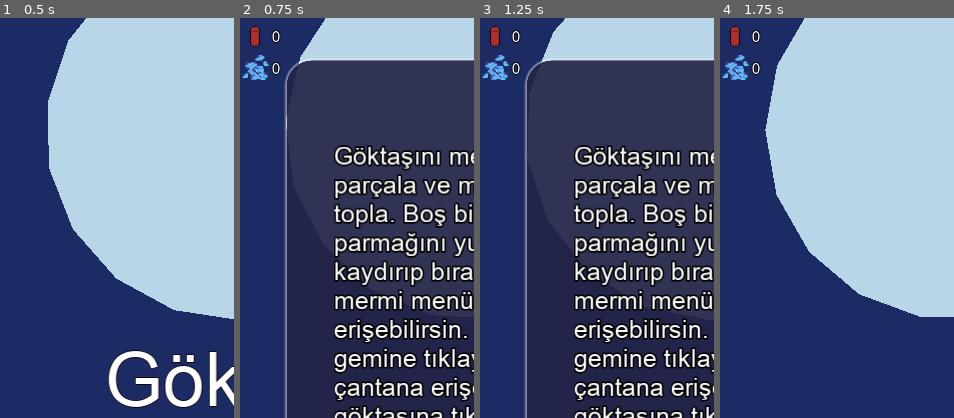
Above: before the commit, frames 1-4 (left to right).
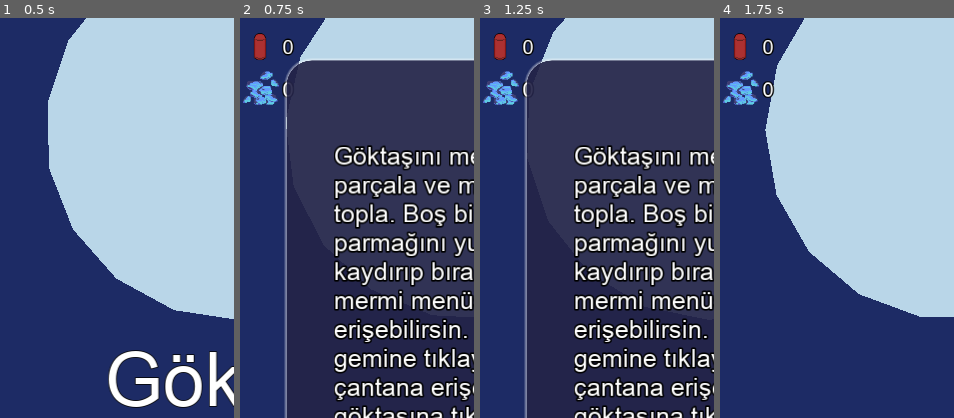
Above: after the commit, the same moments.

Repository: UmutSanci01/Goktasi-2
Game: Godot game, scene res://Main/Main.tscn
Same seed, same stepped clock (60 frames per second), same inputs: the game is played once before the commit and once after it. The engine's default icon, where the game draws it, is replaced by a stand-in: a white triangle on a blue panel in a dark square.
Inputs (mouse positions are % of the whole screen's width and height, from its top left):
- Up to frame 1 (0.5 s): no input
- Up to frame 2 (0.75 s): click (50, 50) at 0.5 s
- Up to frame 3 (1.25 s): no input
- Up to frame 4 (1.75 s): click (84, 84) at 1.25 s
The pictures show only the part of the screen within x 0-50%, y 5-55%; the shares and areas given below are measured in that part.

Frame 1 is identical in both runs. In frame 2, 1.9% of the frame differs, in the area x 0-24%, y 2-22%; in frame 3, 1.9%; in frame 4, 2.0%.

Commit message:
Update localization, Clear Upgrade class, Add sell multiplier

Diff:
--- a/GUI/InGame/InGame.tscn
+++ b/GUI/InGame/InGame.tscn
@@ -78,7 +78,7 @@
 margin_top = 0.280001
 margin_right = 400.0
 margin_bottom = 132.6
-rect_scale = Vector2( 0.6, 0.6 )
+rect_scale = Vector2( 0.8, 0.8 )
 mouse_filter = 2
 alignment = 1
 
--- a/GUI/Store/StoreGUI.gd
+++ b/GUI/Store/StoreGUI.gd
@@ -75,7 +75,12 @@
 		txt_info.text = "..."
 		ConsoleGUI.out(self.name + " show_info item_info not found")
 
-	label_value.text = str(item_value)
+	var final_value : float
+	if mode == ActionMode.Sell:
+		final_value = item_value * Store.sell_multiplier
+	else:
+		final_value = item_value
+	label_value.text = str(int(final_value))
 
 func update_multbuy():
 	var player_coin : int = PlayerInventory.get_item_amount(Item.ID.COIN)
--- a/Game/TimerConsumption.gd
+++ b/Game/TimerConsumption.gd
@@ -4,16 +4,16 @@
 onready var fuel_timer: Timer = self
 
 export var base_interval: float = 10.0
-export var soft_capacity: float = 1000
+export var soft_capacity: float = 100
 export var min_interval: float = 0.1 # Safety limit for Game Engine
+
 
 func _ready():
 	if PlayerInventory.connect("update_inv", self, "update_fuel_consumption"): pass
 	if fuel_timer.connect("timeout", self, "_on_FuelTimer_timeout"): pass
 	if Upgrade.connect("engine_upgrated", self, "_on_EngineUpgrated"): pass
 
-	base_interval = (Upgrade.engine_tier * 15) + 10
-
+	calc_base_interval()
 	update_fuel_consumption()
 	fuel_timer.start()
 
@@ -34,7 +34,8 @@
 		fuel_timer.start(new_interval)
 
 func calc_base_interval():
-	base_interval = (Upgrade.engine_tier * 10) + 10
+	soft_capacity = 500 + (Upgrade.engine_tier * 400) + (pow(Upgrade.engine_tier, 2) * 200)
+	base_interval = 10.0 + (Upgrade.engine_tier * 2.5)
 
 func _on_EngineUpgrated(_new_tier : int):
 	calc_base_interval()
--- a/Game/Upgrade.gd
+++ b/Game/Upgrade.gd
@@ -1,116 +1,72 @@
 extends Node2D
 
-signal engine_upgrated(tier)
+signal engine_upgraded(tier)
 
 var engine_tier: int = 0 setget set_engine_tier
 
+const UPGRADE_DATA = {
+	0: { "current": null, "next": Item.ID.UPGRADE_ENGINE_T1 },
+	1: { "current": Item.ID.UPGRADE_ENGINE_T1, "next": Item.ID.UPGRADE_ENGINE_T2 },
+	2: { "current": Item.ID.UPGRADE_ENGINE_T2, "next": Item.ID.UPGRADE_ENGINE_T3 },
+	3: { "current": Item.ID.UPGRADE_ENGINE_T3, "next": null }
+}
+
 func _ready():
-    add_to_group("save_data")
-    load_data()
-
-    Notification.register_observer(self, Notification.NotificationTypes.Reset)
+	add_to_group("save_data")
+	load_data()
+	Notification.register_observer(self, Notification.NotificationTypes.Reset)
 
 func set_engine_tier(value: int):
-    engine_tier = value
+	if not UPGRADE_DATA.has(value):
+		return
 
-    match engine_tier:
-        0:
-            PlayerInventory.del_item(Item.ID.UPGRADE_ENGINE_T2)
-            PlayerInventory.del_item(Item.ID.UPGRADE_ENGINE_T3)
-            ItemDB.set_item_cansale(Item.ID.UPGRADE_ENGINE_T1, true)
-            ItemDB.set_item_cansale(Item.ID.UPGRADE_ENGINE_T2, false)
-            ItemDB.set_item_cansale(Item.ID.UPGRADE_ENGINE_T3, false)
-        1:
-            PlayerInventory.del_item(Item.ID.UPGRADE_ENGINE_T2)
-            PlayerInventory.del_item(Item.ID.UPGRADE_ENGINE_T3)
-            ItemDB.set_item_cansale(Item.ID.UPGRADE_ENGINE_T1, false)
-            ItemDB.set_item_cansale(Item.ID.UPGRADE_ENGINE_T2, true)
-            ItemDB.set_item_cansale(Item.ID.UPGRADE_ENGINE_T3, false)
-        2:
-            PlayerInventory.del_item(Item.ID.UPGRADE_ENGINE_T1)
-            PlayerInventory.del_item(Item.ID.UPGRADE_ENGINE_T3)
-            ItemDB.set_item_cansale(Item.ID.UPGRADE_ENGINE_T1, false)
-            ItemDB.set_item_cansale(Item.ID.UPGRADE_ENGINE_T2, false)
-            ItemDB.set_item_cansale(Item.ID.UPGRADE_ENGINE_T3, true)
-        3:
-            PlayerInventory.del_item(Item.ID.UPGRADE_ENGINE_T1)
-            PlayerInventory.del_item(Item.ID.UPGRADE_ENGINE_T2)
-            ItemDB.set_item_cansale(Item.ID.UPGRADE_ENGINE_T1, false)
-            ItemDB.set_item_cansale(Item.ID.UPGRADE_ENGINE_T2, false)
-            ItemDB.set_item_cansale(Item.ID.UPGRADE_ENGINE_T3, false)
-        _:
-            pass
+	engine_tier = value
+	_update_inventory_and_store()
 
-    Store.emit_signal("update_store")
-    emit_signal("engine_upgrated", engine_tier)
+	Store.emit_signal("update_store")
+	emit_signal("engine_upgraded", engine_tier)
+	InfoPanel.add_label("Tier", str(engine_tier))
 
+func _update_inventory_and_store():
+	ItemDB.set_item_cansale(Item.ID.UPGRADE_ENGINE_T1, false)
+	ItemDB.set_item_cansale(Item.ID.UPGRADE_ENGINE_T2, false)
+	ItemDB.set_item_cansale(Item.ID.UPGRADE_ENGINE_T3, false)
+
+	var data = UPGRADE_DATA[engine_tier]
+
+	for tier_item in [Item.ID.UPGRADE_ENGINE_T1, Item.ID.UPGRADE_ENGINE_T2, Item.ID.UPGRADE_ENGINE_T3]:
+		if data["current"] != tier_item:
+			PlayerInventory.del_item(tier_item)
+
+	if data["current"] != null:
+		ItemDB.set_item_cansale(data["current"], false)
+
+	if data["next"] != null:
+		ItemDB.set_item_cansale(data["next"], true)
 
 func buy_engine_upgrade(item_id: int):
-    match item_id:
-        Item.ID.UPGRADE_ENGINE_T1:
-            PlayerInventory.del_item(Item.ID.UPGRADE_ENGINE_T2)
-            PlayerInventory.del_item(Item.ID.UPGRADE_ENGINE_T3)
-            ItemDB.set_item_cansale(item_id, false)
-            ItemDB.set_item_cansale(Item.ID.UPGRADE_ENGINE_T2, true)
-            ItemDB.set_item_cansale(Item.ID.UPGRADE_ENGINE_T3, false)
-
-            self.engine_tier = 1
-        Item.ID.UPGRADE_ENGINE_T2:
-            PlayerInventory.del_item(Item.ID.UPGRADE_ENGINE_T1)
-            PlayerInventory.del_item(Item.ID.UPGRADE_ENGINE_T3)
-            ItemDB.set_item_cansale(item_id, false)
-            ItemDB.set_item_cansale(Item.ID.UPGRADE_ENGINE_T2, false)
-            ItemDB.set_item_cansale(Item.ID.UPGRADE_ENGINE_T3, true)
-
-            self.engine_tier = 2
-        Item.ID.UPGRADE_ENGINE_T3:
-            PlayerInventory.del_item(Item.ID.UPGRADE_ENGINE_T1)
-            PlayerInventory.del_item(Item.ID.UPGRADE_ENGINE_T2)
-            ItemDB.set_item_cansale(item_id, false)
-            ItemDB.set_item_cansale(Item.ID.UPGRADE_ENGINE_T2, false)
-            ItemDB.set_item_cansale(Item.ID.UPGRADE_ENGINE_T3, false)
-
-            self.engine_tier = 3
-        _:
-            pass
+	var data = UPGRADE_DATA[engine_tier]
+	if data["next"] == item_id:
+		self.engine_tier += 1
 
 func sell_engine_upgrade(item_id: int):
-    match item_id:
-        Item.ID.UPGRADE_ENGINE_T1:
-            PlayerInventory.del_item(Item.ID.UPGRADE_ENGINE_T2)
-            PlayerInventory.del_item(Item.ID.UPGRADE_ENGINE_T3)
-            ItemDB.set_item_cansale(item_id, true)
-            ItemDB.set_item_cansale(Item.ID.UPGRADE_ENGINE_T1, true)
-            ItemDB.set_item_cansale(Item.ID.UPGRADE_ENGINE_T2, false)
-            ItemDB.set_item_cansale(Item.ID.UPGRADE_ENGINE_T3, false)
-            self.engine_tier = 0
-        Item.ID.UPGRADE_ENGINE_T2:
-            PlayerInventory.del_item(Item.ID.UPGRADE_ENGINE_T3)
-            PlayerInventory.add_item(Item.ID.UPGRADE_ENGINE_T1)
-            ItemDB.set_item_cansale(item_id, false)
-            ItemDB.set_item_cansale(Item.ID.UPGRADE_ENGINE_T1, false)
-            ItemDB.set_item_cansale(Item.ID.UPGRADE_ENGINE_T2, true)
-            ItemDB.set_item_cansale(Item.ID.UPGRADE_ENGINE_T3, false)
-            self.engine_tier = 1
-        Item.ID.UPGRADE_ENGINE_T3:
-            PlayerInventory.add_item(Item.ID.UPGRADE_ENGINE_T2)
-            ItemDB.set_item_cansale(item_id, false)
-            ItemDB.set_item_cansale(Item.ID.UPGRADE_ENGINE_T1, false)
-            ItemDB.set_item_cansale(Item.ID.UPGRADE_ENGINE_T2, false)
-            ItemDB.set_item_cansale(Item.ID.UPGRADE_ENGINE_T3, true)
-            self.engine_tier = 2
-        _:
-            pass
+	var data = UPGRADE_DATA[engine_tier]
+	if data["current"] == item_id and engine_tier > 0:
+		var prev_data = UPGRADE_DATA[engine_tier - 1]
+		if prev_data["current"] != null:
+			PlayerInventory.add_item(prev_data["current"])
+
+		self.engine_tier -= 1
 
 func _on_Notify(notification_type : int):
-    if notification_type == Notification.NotificationTypes.Reset:
-        self.engine_tier = 0
+	if notification_type == Notification.NotificationTypes.Reset:
+		self.engine_tier = 0
 
 func save_data():
-    var data: Dictionary = {"engine_tier": engine_tier}
-    DataBase.save_data(data, "Upgrade")
+	var data: Dictionary = {"engine_tier": engine_tier}
+	DataBase.save_data(data, "Upgrade")
 
 func load_data():
-    var data : Dictionary = DataBase.load_data("Upgrade")
-    if not data.empty():
-        self.engine_tier = data["engine_tier"]
+	var data : Dictionary = DataBase.load_data("Upgrade")
+	if not data.empty():
+		self.engine_tier = data["engine_tier"]
--- a/Localization/Localization.csv
+++ b/Localization/Localization.csv
@@ -16,7 +16,7 @@
 KEY_TUTOR_INGAME,"Break the asteroid with your ammo and gather minerals. Swipe up and release on an empty area to open  …(355 unchanged characters)…
 KEY_TUTOR_MAINMENU,"Begin your journey, adjust settings, or inspect your fleet before setting off into the void.","Yolculuğuna başla, ayarları düzenle veya uzay boşluğuna açılmadan önce filonu gözden geçir."
 KEY_TUTOR_MARKET,"Buy and sell items here. You can also purchase upgrades for your ship and acquire new extractors. You …(320 unchanged characters)…
-KEY_TUTOR_INVENTORY,"This displays the items stored in your spaceship. Depending on the selected item, various actions are available.","Burada geminde bulunan eşyalar gösterilir. Seçilen eşyaya bağlı olarak çeşitli seçenekler bulabilirsin."
+KEY_TUTOR_INVENTORY,"This displays the items stored in your spaceship. Depending on the selected item, various actions are available. Your fuel will decrease depending on the ship's cargo. Make sure you have enough fuel to move with your ship.","Burada geminde bulunan eşyalar gösterilir. Seçilen eşyaya bağlı olarak çeşitli seçenekler bulabilirsin. Geminin kargosundaki malzeme miktarına bağlı olarak gemin yakıt tüketecek. Her zaman yeterli yakıtın olduğuna emin ol."
 KEY_SAFE_AREA_ENABLED,"Safe Area Enabled","Guvenli alan etkinlestirildi."
 KEY_NO_ORE_LEFT,"No Ore Left","Maden Kalmadı"
 KEY_ORE_REMAINING,"Ore Remaining","Maden Kaldı"
@@ -29,6 +29,10 @@
 KEY_INSUFFICIENT_MATERIALS,"Insufficient Materials","Yeteri kadar malzeme yok."
 KEY_MATERIALS_DEPLETED,"Materials Depleted","Hammadde Tükendi"
 KEY_NO_MONEY,"Not Enough Money","Para Yetersiz."
+KEY_ENGINE_UPGRADE,"Engine Upgrade","Motor Geliştirmesi"
+KEY_ENGINE_UPGRADE_INFO_T1,"Improves fuel injection dynamics and thermal regulation. Moderately reduces fuel consumption and increases cargo tolerance.","Yakıt enjeksiyon dinamiklerini ve ısı dengesini iyileştirir. Yakıt tüketimini dengeler ve kargo taşıma toleransını artırır."
+KEY_ENGINE_UPGRADE_INFO_T2,"Advanced ionic thruster system. Drastically optimizes propellant usage under heavy load, significantly delaying the emergency burn threshold.","Gelişmiş iyonik itiş sistemi. Ağır yük altındaki yakıt tüketimini belirgin şekilde optimize eder ve aşırı tüketim eşiğini ciddi oranda öteye taşır."
+KEY_ENGINE_UPGRADE_INFO_T3,"High-grade antimatter core stabilizer. Delivers maximum propulsion efficiency, allowing the vessel to carry massive cargo with negligible fuel decay.","Üst düzey antimadde çekirdek dengeleyici. Maksimum itiş verimliliği sağlayarak devasa kargo yüklerinde bile yakıt kaybını minimuma indirir."
 KEY_INSUFFICIENT_ITEMS,"Insufficient Items","Yeteri Kadar Eşya Yok"
 KEY_CAN_HAVE,"Can Have","Sahip Olabilirsin"
 KEY_STORE_ACCESSIBLE,"Store Accessible","Markete Erişilebilir."
--- a/Store/Store.gd
+++ b/Store/Store.gd
@@ -21,6 +21,7 @@
 	Item.ID.UPGRADE_ENGINE_T3 : 1
 }
 
+var sell_multiplier : float = 0.8
 
 func _ready():
 	for item_id in range(Item.ID.size()):
@@ -77,7 +78,7 @@
 			emit_signal("update_store")
 
 		from_inv.del_item(item_id, amount)
-		from_inv.add_item(id_coin, item_value * amount)
+		from_inv.add_item(id_coin, int((item_value * sell_multiplier) * amount))
 
 		return from_inv.get_item_amount(item_id)
 
Binary file added: Images/bullet_nuke.ase
Binary file added: Images/bullet_nuke.png
